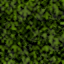
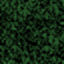
The second w=64, h=64 image is a revision of the first. Changes to its layers:
painted on "Spruce Leaves with Color" over [0, 0, 64, 64]
painted on "Oak Leaves with Color" over [0, 0, 64, 64]
painted on "Mangrove Leaves with Color" over [0, 0, 64, 64]
painted on "Jungle Leaves with Color" over [0, 0, 64, 64]
removed layer "Flowering Azalea Leaves with Enhanced Colors" from group "Leaves with Color" over [0, 0, 64, 64]
added layer "Flowering Azalea Leaves with Enhanced Colors copy" in group "Leaves with Color" over [0, 0, 64, 64]
painted on "Dark Oak Leaves with Color" over [0, 0, 64, 64]
painted on "Birth Cleaves with Color" over [0, 0, 64, 64]
removed layer "Azalea Leaves enhanced color" from group "Leaves with Color" over [0, 0, 64, 64]
added layer "Azalea Leaves enhanced color copy" in group "Leaves with Color" over [0, 0, 64, 64]
painted on "Acacia Leaves with Color" over [0, 0, 64, 64]
